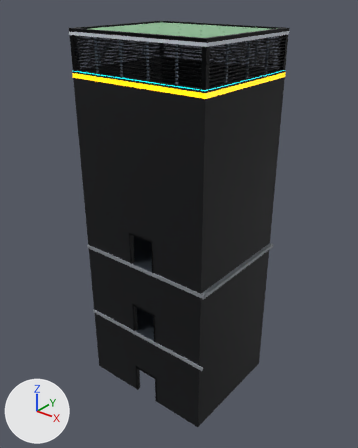
Before and after pictures for a commit that changed the glTF model godot/assets/models/tt_services_plant_stack_sw.glb.
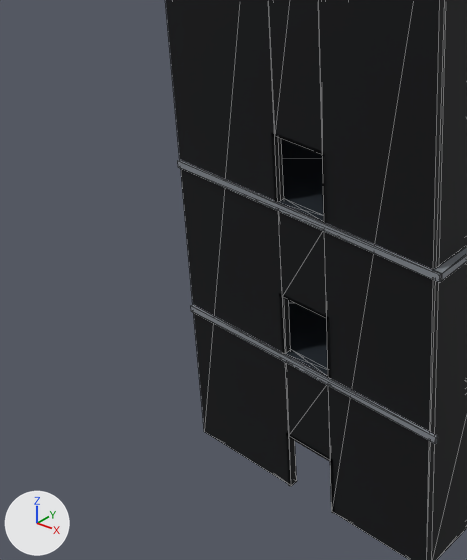
Each version is shown whole from a 50 mm lens placed at (21.4, -26.9, 30.6), pointed at (-0.1, -0.1, 13.9), then close up on the part from 2% to 60% of the width and 39% to 94% of the height. Arrows for +X, +Y and +Z are at lower left; the lights stay in place. The first two pictures are the older version. The close-ups show mesh edges as thin lines. Objects named as collision shapes, trigger or cutter boxes, shadow casters or lower levels of detail are left out. Vertices at exactly the same position are counted once.

In view in the first close-up: 'Door_Frames', 'Slab_Closure', 'Stack_Gratings', 'Stack_Walls'.
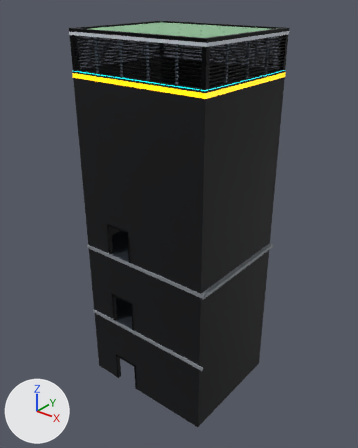
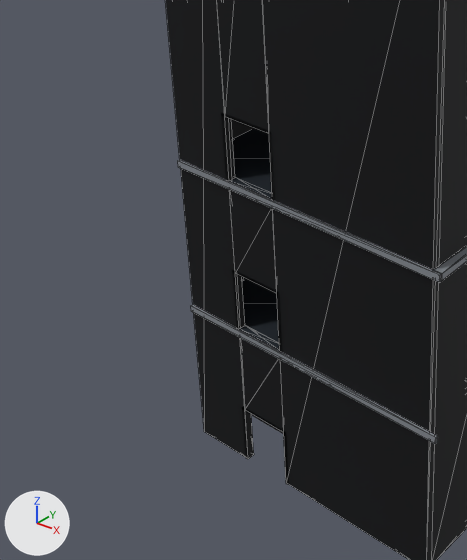
Where the change shows, as pixel boxes (x1, y1, x2, y2) in the close-ups (467 x 560 px; the box of a moved part takes in the faces that stretch with it):
part 1 of me_stack_walls, moved or reshaped: before (285, 363, 330, 458); after (240, 338, 284, 431)
part 2 of me_stack_walls, moved or reshaped: before (278, 211, 327, 316); after (230, 190, 277, 291)
part 3 of me_stack_walls, moved or reshaped: (184, 0, 417, 560) in both

What changed in the scene script:
```text
Change me_stack_walls:
    where me_stack_walls.from_pydata(...)  # 76 vertices, 128 faces; spans x -5.6..5.4, y -4.6..4.5, z 0.0..25.4
    used by ob_stack_walls; location = (0.0, 0.0, 0.0)
    before: 30 (-0.9, -4.6, 0.0) at pixel (291, 485), 31 (-0.9, -4.6, 25.4), 36 (-0.9, -4.3, 0.0) at pixel (296, 481), 37 (-0.9, -4.3, 25.4), 38 (-3.2, -4.4, 0.0)
    before: 39 (-3.2, -4.4, 25.4), 42 (1.1, -4.6, 0.0) at pixel (331, 511), 43 (1.1, -4.6, 25.4), 44 (1.1, -4.3, 0.0), 45 (1.1, -4.3, 25.4)
    before: 48 (3.3, -4.4, 0.0), 49 (3.3, -4.4, 25.4), 70 (1.1, -4.6, 14.6) at pixel (322, 154), 71 (-0.9, -4.6, 14.6) at pixel (274, 136), 72 (-0.9, -4.3, 14.6)
    before: 73 (1.1, -4.3, 14.6)
    me_stack_walls part 1: the loose piece of 10 vertices spanning x -0.9..1.1, y -4.6..-4.3, z 2.4..5.9 is moved by (-2.3, 0.0, 0.0)
    me_stack_walls part 2: the loose piece of 10 vertices spanning x -0.9..1.1, y -4.6..-4.3, z 8.5..12.0 is moved by (-2.3, 0.0, 0.0)
    me_stack_walls part 3
    add for i in [30, 31, 36, 37, *range(42, 46), *range(70, 74)]: me_stack_walls.vertices[i].co += Vector((-2.2, 0.0, 0.0))
    add for i in [38, 39, 48, 49]: me_stack_walls.vertices[i].co += Vector((-1.1, 0.0, 0.0))
    me_stack_walls.vertices[74].co: (0.1, -4.4, 14.6) -> (-2.1, -4.4, 14.6)
    me_stack_walls.vertices[75].co: (0.1, -4.4, 25.4) -> (-2.1, -4.4, 25.4)
```
